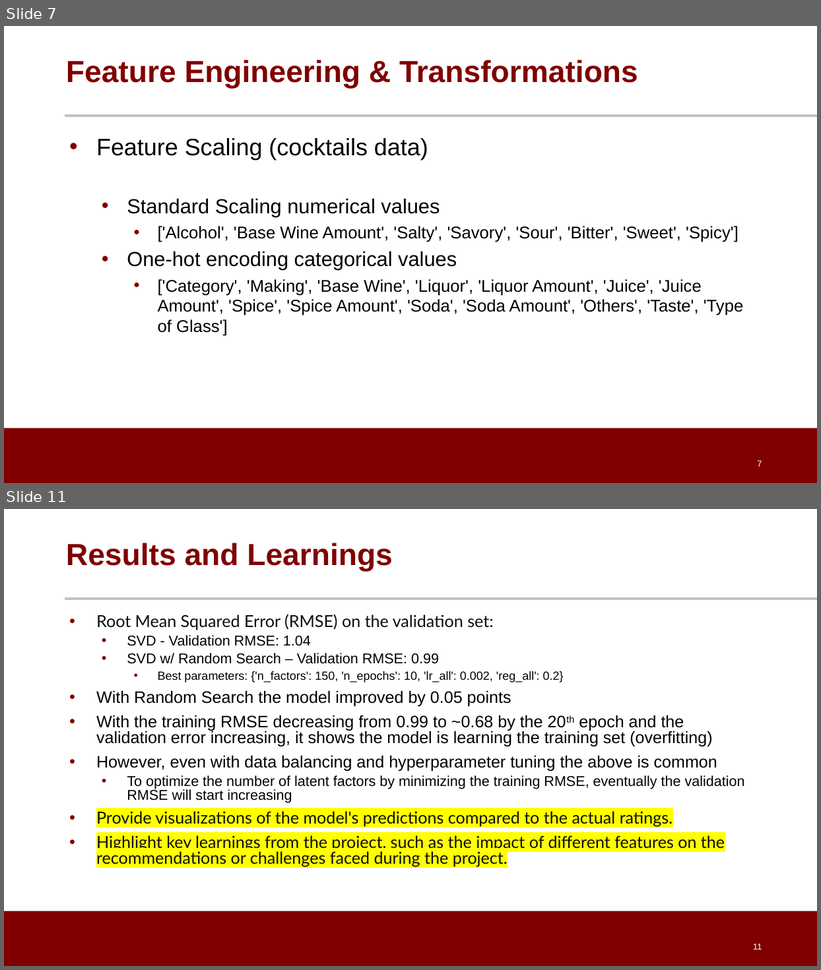
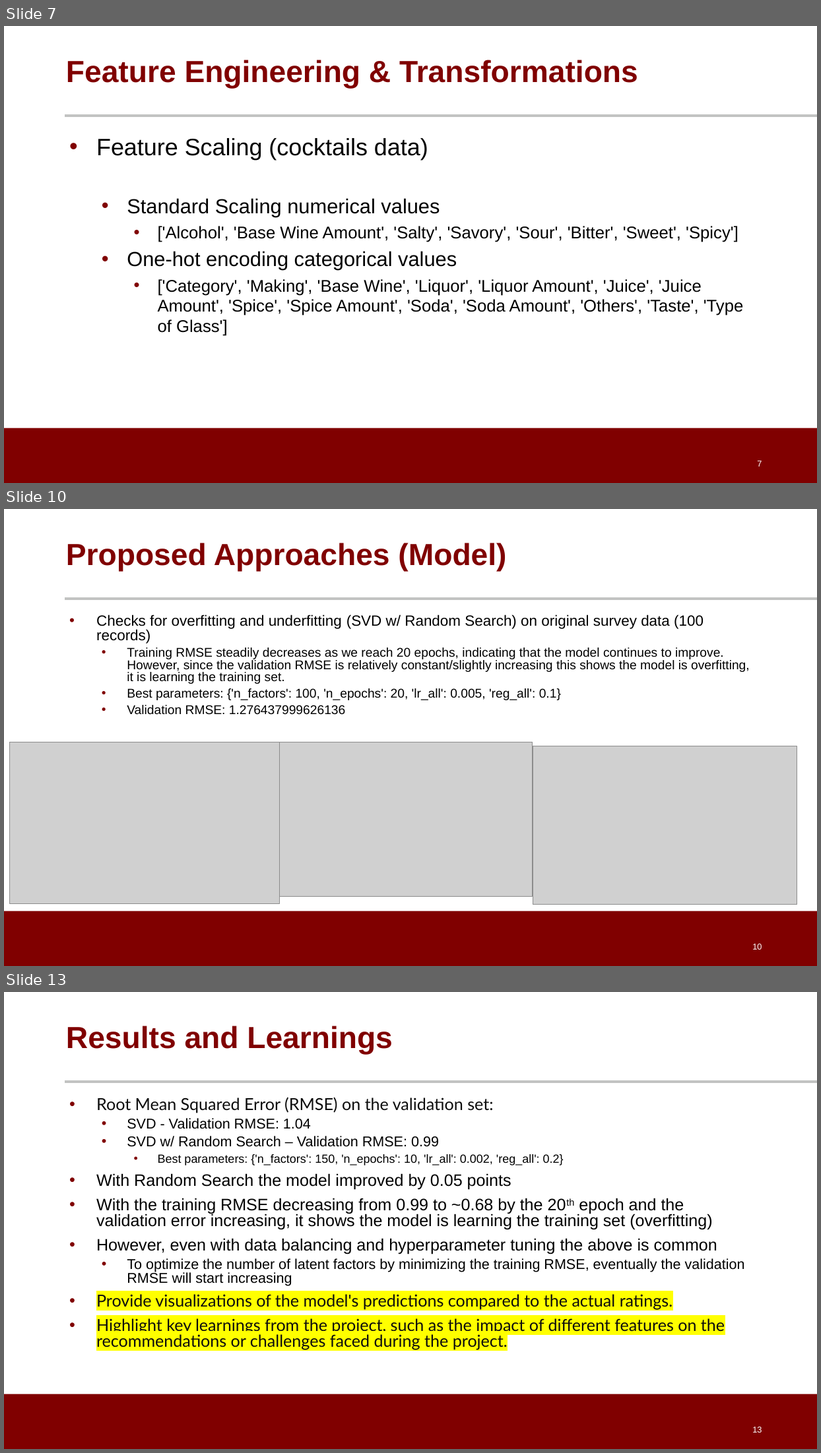
Before and after one commit to dpatel77/CocktailRecommenderSystem, a slide deck: Cocktail_Recommendation_System.pptx. Shown one above the other, each under a label of ours: slides 7 and 11 before the commit, slides 7, 10 and 13 after it; the slides between them are not shown. The pictures are 821x970 and 821x1453 pixels, drawn with LibreOffice and Linux fonts; fonts in the diff are those of the drawing; grey boxes stand for pictures; background and template pictures are left out. Boxes give left, top, right and bottom in pixels: in the first picture for what was removed or moved away, otherwise in the second. Text is boxed around its words. In the diff, an @@ line names an element or a change of style, - is before the commit and + after.

```diff
--- a/Cocktail_Recommendation_System.pptx
+++ b/Cocktail_Recommendation_System.pptx
@@ slide 10 added at (4, 509, 817, 966), background #FFFFFF; not listed: 2 template elements that a slide beside it also shows @@
@@ title added at (66, 543, 506, 572), 36 pt, text #800000, bold @@
+Proposed Approaches (Model)
@@ text added at (96, 615, 750, 715), 15 pt, text #000000 @@
+• Checks for overfitting and underfitting (SVD w/ Random Search) on original survey data (100 records)
+  • Training RMSE steadily decreases as we reach 20 epochs, indicating that the model continues to improve. However, since the validation RMSE is relatively constant/slightly increasing this shows the model is overfitting, it is learning the training set.
+  • Best parameters: {'n_factors': 100, 'n_epochs': 20, 'lr_all': 0.005, 'reg_all': 0.1}
+  • Validation RMSE: 1.276437999626136
@@ picture added at (10, 742, 280, 904) @@
@@ picture added at (275, 742, 533, 897) @@
@@ picture added at (533, 747, 797, 905) @@
@@ page number added at (752, 944, 762, 950), 10 pt, text #FFFFFF @@
+10
@@ what was slide 11 is now slide 13 @@
@@ page number at (752, 1427, 762, 1433): text changed @@
-11
+13
```
Also in this commit, not shown: 5 slides changed, 1 other slide added.
